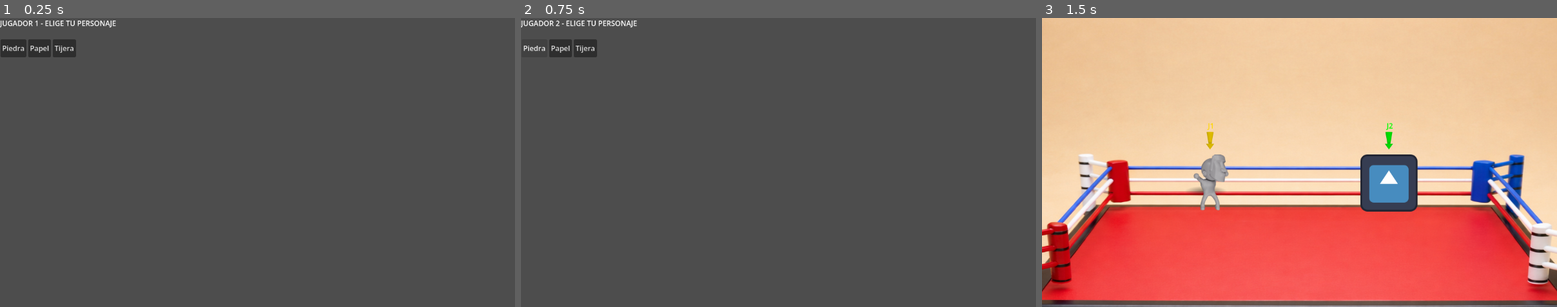
Above: before the commit, frames 1-3 (left to right).
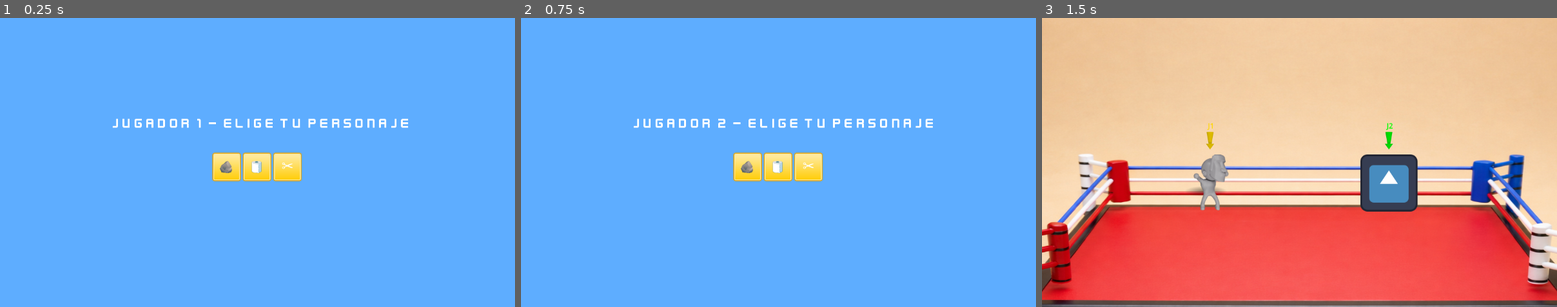
Above: after the commit, the same moments.

Repository: Pablo-Gallina/lucha
Game: Godot game, scene res://scenes/select/character_select.tscn
Two runs of this game, one before a commit and one after it. Both use one fixed random seed, a clock stepped at 60 frames per second and the inputs below. The engine's default icon, where the game draws it, is replaced by a stand-in: a white triangle on a blue panel in a dark square.
Inputs:
- Up to frame 1 (0.25 s): no input
- Up to frame 2 (0.75 s): click "Piedra" (after the commit: "🪨") at 0.5 s
- Up to frame 3 (1.5 s): click "Papel" (after the commit: "🧻") at 1.25 s

The runs differ from the first frame. In frame 1, 100% of the frame differs, in the area x 0-100%, y 0-100%; in frame 2, 100%; in frame 3, nothing differs.
Error in both runs: Trying to assign value of type 'Sprite2D' to a variable of type 'AnimatedSprite2D'. (res://scenes/player/base/player_base.gd:4)

Commit message:
update menu

Diff:
--- /dev/null
+++ b/assets/sprites/ui/buttons/button_square_gradient.svg
@@ -0,0 +1,14 @@
+<svg width="64" height="64" xmlns="http://www.w3.org/2000/svg" xmlns:xlink="http://www.w3.org/1999/xlink">
+  <defs>
+    <linearGradient gradientUnits="userSpaceOnUse" x1="-819.2" x2="819.2" spreadMethod="pad" gradientTransform="matrix(0 0.03411865234375 -0.03173828125 0 -95.6 36)" id="gradient0">
+      <stop offset="0" stop-color="#FFEA9C"/>
+      <stop offset="1" stop-color="#FFCC00"/>
+    </linearGradient>
+  </defs>
+  <g>
+    <path stroke="none" fill="#DEA312" d="M27.9 62 L58 62 Q62 62 62 58 L62 19.85 61.95 19.2 61.95 18.95 62 18.95 62 6 61.95 5.05 Q61.5 2 58 2 L27.9 2 27.2 2.05 26.8 2.05 26.1 2 6 2 Q2.5 2 2.1 5.05 L2 6 2 18.95 2.05 18.95 2.05 19.2 2 19.85 2 58 Q2 62 6 62 L26.1 62 26.8 61.95 27.2 61.95 27.9 62 M64 18.95 L63.95 19 64 19.4 64 58.25 Q63.85 64 58 64 L6 64 Q0.15 64 0 58.25 L0 19.4 0.05 19 0.05 18.95 0 18.95 0 6 Q0 0 6 0 L58 0 Q64 0 64 6 L64 18.95"/>
+    <path stroke="none" fill="#FFEA9C" d="M27.9 62 L27.2 61.95 26.8 61.95 26.1 62 6 62 Q2 62 2 58 L2 19.85 2.05 19.2 2.05 18.95 2 18.95 2 6 2.1 5.05 Q2.5 2 6 2 L26.1 2 26.8 2.05 27.2 2.05 27.9 2 58 2 Q61.5 2 61.95 5.05 L62 6 62 18.95 61.95 18.95 61.95 19.2 62 19.85 62 58 Q62 62 58 62 L27.9 62 M27.45 4.05 L27.2 4.05 26.8 4.05 26.55 4.05 26.1 4 6 4 Q4.35 4 4.1 5.3 L4.05 5.5 4 6 4 18.95 4.05 18.95 4.05 19.2 4.05 19.45 4 19.9 4 58 Q4 60 6 60 L26.55 60 26.8 59.95 27.2 59.95 27.45 60 28 60 58 60 Q60 60 60 58 L60 19.45 59.95 19.2 59.95 18.95 60 18.95 60 6 59.95 5.3 60 5.35 Q59.65 4 58 4 L27.95 4 27.45 4.05"/>
+    <path stroke="none" fill="#FF0000" d="M64 19.4 L63.95 19 64 18.95 64 19.4 M0 18.95 L0.05 18.95 0.05 19 0 19.4 0 18.95"/>
+    <path stroke="none" fill="url(#gradient0)" d="M27.45 4.05 L27.95 4 58 4 Q59.65 4 60 5.35 L59.95 5.3 60 6 60 18.95 59.95 18.95 59.95 19.2 60 19.45 60 58 Q60 60 58 60 L28 60 27.45 60 27.2 59.95 26.8 59.95 26.55 60 6 60 Q4 60 4 58 L4 19.9 4.05 19.45 4.05 19.2 4.05 18.95 4 18.95 4 6 4.05 5.5 4.1 5.3 Q4.35 4 6 4 L26.1 4 26.55 4.05 26.8 4.05 27.2 4.05 27.45 4.05"/>
+  </g>
+</svg>
--- a/project.godot
+++ b/project.godot
@@ -97,3 +97,4 @@
 rendering_device/driver.windows="d3d12"
 renderer/rendering_method="gl_compatibility"
 renderer/rendering_method.mobile="gl_compatibility"
+environment/defaults/default_clear_color=Color(0.36862746, 0.6784314, 1, 1)
--- a/scenes/player/rock/rock.tscn
+++ b/scenes/player/rock/rock.tscn
@@ -926,7 +926,7 @@
 script = ExtResource("1_6yndn")
 hitbox = NodePath("Hitbox")
 hit_velocity = 0.3
-delay_hit = 0.3
+delay_hit = 0.6
 
 [node name="Sprite2D" type="AnimatedSprite2D" parent="." unique_id=1027585525]
 sprite_frames = SubResource("SpriteFrames_g048x")
--- a/scenes/select/character_select.gd
+++ b/scenes/select/character_select.gd
@@ -4,9 +4,9 @@
 var current_player: int = 1
 
 @onready var label: Label = $Label
-@onready var btn_rock: Button = $HBoxContainer/BtnRock
-@onready var btn_paper: Button = $HBoxContainer/BtnPaper
-@onready var btn_scissors: Button = $HBoxContainer/BtnScissors
+@onready var btn_rock: TextureButton = $HBoxContainer/BtnRock
+@onready var btn_paper: TextureButton = $HBoxContainer/BtnPaper
+@onready var btn_scissors: TextureButton = $HBoxContainer/BtnScissors
 
 func _ready() -> void:
 	btn_rock.pressed.connect(_on_character_selected.bind("res://scenes/player/rock/rock.tscn"))
--- a/scenes/select/character_select.tscn
+++ b/scenes/select/character_select.tscn
@@ -1,6 +1,21 @@
 [gd_scene format=3 uid="uid://t5dcjcq3x83j"]
 
 [ext_resource type="Script" uid="uid://cvyujuuwo3rrs" path="res://scenes/select/character_select.gd" id="1_h00ua"]
+[ext_resource type="FontFile" uid="uid://clop1efxifi2c" path="res://assets/fonts/Kenney Future Narrow.ttf" id="2_atak5"]
+[ext_resource type="Texture2D" uid="uid://clklbriefqpwf" path="res://assets/sprites/ui/buttons/button_square_gradient.svg" id="2_d7n3n"]
+
+[sub_resource type="LabelSettings" id="LabelSettings_yw78s"]
+font = ExtResource("2_atak5")
+font_size = 32
+
+[sub_resource type="AtlasTexture" id="AtlasTexture_atak5"]
+atlas = ExtResource("2_d7n3n")
+
+[sub_resource type="AtlasTexture" id="AtlasTexture_yw78s"]
+atlas = ExtResource("2_d7n3n")
+
+[sub_resource type="AtlasTexture" id="AtlasTexture_d7n3n"]
+atlas = ExtResource("2_d7n3n")
 
 [node name="CharacterSelect" type="Control" unique_id=276953412]
 layout_mode = 3
@@ -11,25 +26,60 @@
 
 [node name="Label" type="Label" parent="." unique_id=1098780841]
 layout_mode = 0
-offset_right = 40.0
-offset_bottom = 23.0
+offset_left = 252.0
+offset_top = 218.0
+offset_right = 923.0
+offset_bottom = 300.0
 text = "JUGADOR 1 - ELIGE TU PERSONAJE"
+label_settings = SubResource("LabelSettings_yw78s")
 
 [node name="HBoxContainer" type="HBoxContainer" parent="." unique_id=1328566559]
 layout_mode = 0
+offset_left = 475.0
+offset_top = 302.0
+offset_right = 675.0
+offset_bottom = 366.0
+
+[node name="BtnRock" type="TextureButton" parent="HBoxContainer" unique_id=1728194558]
+layout_mode = 2
+texture_normal = SubResource("AtlasTexture_atak5")
+
+[node name="Label" type="Label" parent="HBoxContainer/BtnRock" unique_id=167676299]
+layout_mode = 0
 offset_left = 1.0
-offset_top = 48.0
-offset_right = 170.0
-offset_bottom = 88.0
+offset_top = -2.0
+offset_right = 61.0
+offset_bottom = 60.0
+theme_override_font_sizes/font_size = 32
+text = "🪨"
+horizontal_alignment = 1
+vertical_alignment = 1
 
-[node name="BtnRock" type="Button" parent="HBoxContainer" unique_id=597269000]
+[node name="BtnPaper" type="TextureButton" parent="HBoxContainer" unique_id=1692419846]
 layout_mode = 2
-text = "Piedra"
+texture_normal = SubResource("AtlasTexture_yw78s")
 
-[node name="BtnPaper" type="Button" parent="HBoxContainer" unique_id=772560334]
+[node name="Label" type="Label" parent="HBoxContainer/BtnPaper" unique_id=397457521]
+layout_mode = 0
+offset_top = -3.0
+offset_right = 63.0
+offset_bottom = 61.0
+theme_override_font_sizes/font_size = 32
+text = "🧻"
+horizontal_alignment = 1
+vertical_alignment = 1
+
+[node name="BtnScissors" type="TextureButton" parent="HBoxContainer" unique_id=2120666004]
 layout_mode = 2
-text = "Papel"
+texture_normal = SubResource("AtlasTexture_d7n3n")
 
-[node name="BtnScissors" type="Button" parent="HBoxContainer" unique_id=611931009]
-layout_mode = 2
-text = "Tijera"
+[node name="Label" type="Label" parent="HBoxContainer/BtnScissors" unique_id=1603886220]
+layout_mode = 0
+offset_left = 1.0
+offset_top = -4.0
+offset_right = 64.0
+offset_bottom = 61.0
+theme_override_font_sizes/font_size = 32
+text = "✂️"
+horizontal_alignment = 1
+vertical_alignment = 1
Binary file added: assets/fonts/Kenney Future Narrow.ttf
